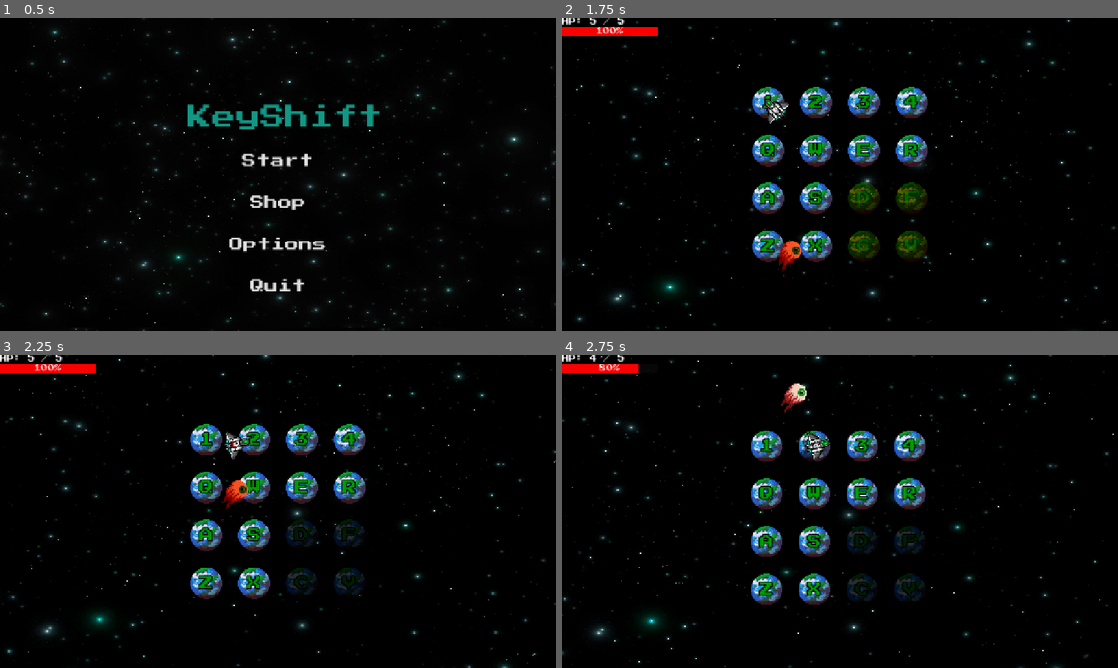
Above: before the commit, frames 1-4 (two rows, left to right).
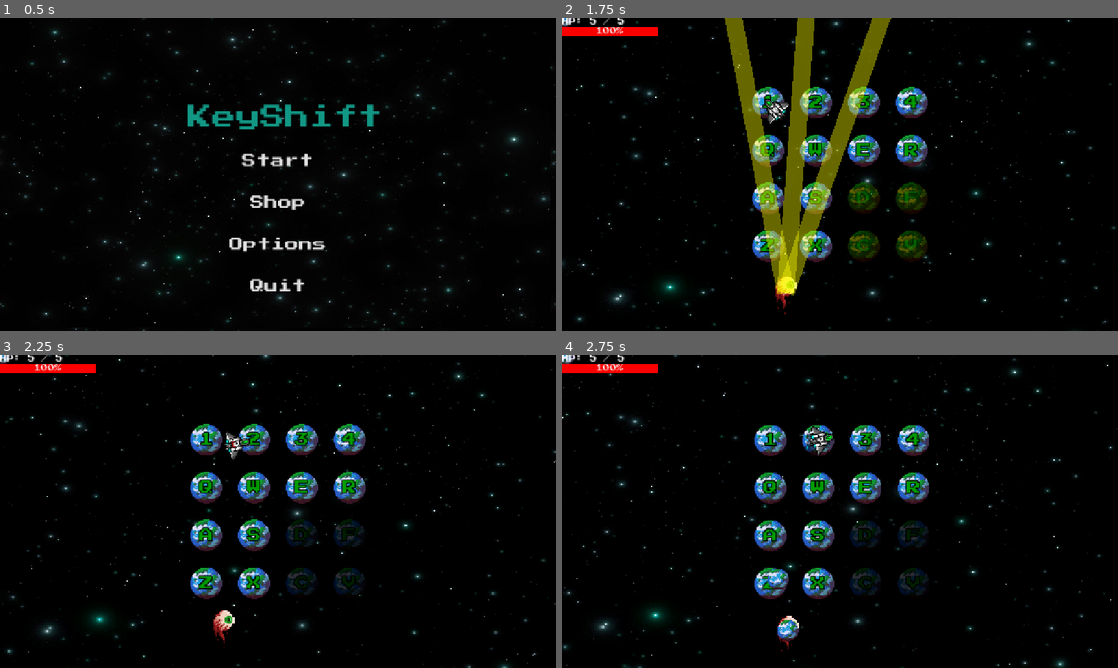
Above: after the commit, the same moments.

Repository: jcote04/CS780Game
Game: Godot game, scene res://scenes/main/main_menu.tscn
The game is run twice, just before and just after one commit, with the same random seed, the same clock (stepped at 60 frames per second) and the same inputs.
Inputs (mouse positions are in pixels of both pictures, inside the frame that each line leads up to):
- Up to frame 1 (0.5 s): no input
- Up to frame 2 (1.75 s): click "Start" at 0.5 s; tap Enter at 1.25 s; move the mouse to (962, 158) at 1.27 s; hold D from 1.28 s (still down); tap 1 at 1.35 s
- Up to frame 3 (2.25 s): move the mouse to (166, 527) at 2.02 s; release D at 2.03 s; hold S from 2.03 s (still down); tap 2 at 2.1 s
- Up to frame 4 (2.75 s): keep holding S

Frame 1 is identical in both runs. In frame 2, 7.9% of the frame differs, in the area x 0-60%, y 0-95%; in frame 3, 0.5%; in frame 4, 10%, in the area x 0-100%, y 0-100%.

Commit message:
projectiles

Diff:
--- a/scenes/main/main.tscn
+++ b/scenes/main/main.tscn
@@ -5,10 +5,12 @@
 [ext_resource type="Script" uid="uid://wepj5l05ri0c" path="res://scripts/player/player.gd" id="2_iuonh"]
 [ext_resource type="Shader" uid="uid://cajb4hbto0dg4" path="res://assets/shaders/background.gdshader" id="2_yyfjg"]
 [ext_resource type="Script" uid="uid://b7mw2xlnpbtxm" path="res://scripts/enemies/Boss/boss.gd" id="3_k2fmo"]
-[ext_resource type="Script" path="res://scenes/main/hud.gd" id="4_l3cfh"]
+[ext_resource type="Script" uid="uid://dtckdwlvuollv" path="res://scenes/main/hud.gd" id="4_l3cfh"]
 [ext_resource type="Texture2D" uid="uid://me32ta7jabg6" path="res://assets/sprite_sheets/player_ship1.png" id="4_ow5a4"]
 [ext_resource type="Texture2D" uid="uid://cv7wls1jxnjyn" path="res://assets/sprite_sheets/boss_eyeball.png" id="6_hujxm"]
+[ext_resource type="Script" uid="uid://buiuaqf5fya66" path="res://scripts/bullets/Projectile.gd" id="8_a8run"]
 [ext_resource type="FontFile" uid="uid://cdsh8vwbf3g4w" path="res://assets/fonts/press_start.ttf" id="9_b1x3f"]
+[ext_resource type="Texture2D" uid="uid://da2260tehyyv4" path="res://assets/sprites/Terran.png" id="9_ouso4"]
 
 [sub_resource type="ShaderMaterial" id="ShaderMaterial_b1x3f"]
 shader = ExtResource("2_yyfjg")
@@ -173,6 +175,8 @@
 "name": &"move",
 "speed": 5.0
 }]
+
+[sub_resource type="CircleShape2D" id="CircleShape2D_b1x3f"]
 
 [sub_resource type="StyleBoxFlat" id="StyleBoxFlat_b1x3f"]
 bg_color = Color(0.9843137, 0, 0, 1)
@@ -255,6 +259,15 @@
 animation = &"move"
 frame_progress = 0.1767002
 
+[node name="Projectile" type="Area2D" parent="." unique_id=189889944]
+script = ExtResource("8_a8run")
+
+[node name="CollisionShape2D" type="CollisionShape2D" parent="Projectile" unique_id=801720580]
+shape = SubResource("CircleShape2D_b1x3f")
+
+[node name="Sprite2D" type="Sprite2D" parent="Projectile" unique_id=511153440]
+texture = ExtResource("9_ouso4")
+
 [node name="HUD" type="CanvasLayer" parent="." unique_id=1850616728]
 script = ExtResource("4_l3cfh")
 player_path = NodePath("../Player")
--- /dev/null
+++ b/scripts/bullets/Projectile.gd
@@ -0,0 +1,18 @@
+extends Area2D
+
+@export var speed := 400.0
+var direction := Vector2.ZERO
+var shooter = null
+
+func _ready():
+	connect("body_entered", _on_body_entered)
+
+func _process(delta):
+	global_position += direction * speed * delta
+
+func _on_body_entered(body):
+	if body == shooter:
+		return
+
+	if body.has_method("take_damage"):
+		body.take_damage(1)
--- a/scripts/enemies/Boss/boss.gd
+++ b/scripts/enemies/Boss/boss.gd
@@ -22,6 +22,21 @@
 @export var return_speed := 700.0
 @export var laser_attack_chance := 0.5   # 0.5 = 50% laser, 50% charge
 
+# Projectile attack
+@export var projectile_template_node: NodePath
+@export var projectile_count := 3
+@export var projectile_delay := 0.3
+@export var projectile_spread_angle := 15.0
+@export var projectile_speed := 400.0
+@export var projectile_duration := 1.0
+
+var proj_dir
+var base_angle
+var half_spread
+var proj_angle
+
+var template_projectile
+
 # Disable Grid attack
 @export var disable_duration := 5.0
 @export var disable_warn_color := Color(0.8,0,0,0.5)
@@ -48,6 +63,7 @@
 var grid_node
 
 var attack_rect: ColorRect
+var attack_rect_projectile: ColorRect
 
 var state := "idle"
 var attack_type := ""
@@ -70,6 +86,10 @@
 	laser_line.visible = false
 	laser_line_core.visible = false
 
+	#projectile
+	template_projectile = $"../Projectile"
+	template_projectile.monitoring = false
+
 	audio_laser = AudioStreamPlayer2D.new()
 	audio_laser.stream = preload("res://audio/boss_laser.wav")
 	add_child(audio_laser)
@@ -93,8 +113,13 @@
 	boss_anim.play("idle")
 
 	attack_rect = ColorRect.new()
+	attack_rect_projectile = ColorRect.new()
+
 	attack_rect.visible = false
+	attack_rect_projectile.visible = false
+
 	add_child(attack_rect)
+	add_child(attack_rect_projectile)
 
 	global_position = grid_center + Vector2.RIGHT * orbit_radius
 
@@ -124,22 +149,28 @@
 				# Pick attack
 				var r = randf()
 
-				if r < 0.5:
+				if r < 0.3:
 					start_laser_warning()
+				elif r < 0.6:
+					start_projectile_warning()
 				else:
 					start_charge_warning()
 
 				# Try grid attack once
-				if !quadrant_disabled and randf() < 0.25:
+				if !quadrant_disabled and randf() < 0.5:
 					quadrant_disabled = true
 					start_disable_grid_warning()
+
 					await get_tree().create_timer(10).timeout
 					quadrant_disabled = false
 
 		"warn":
 			timer -= delta
 			if timer <= 0:
-				attack_rect.visible = !attack_rect.visible
+				if attack_type == "laser":
+					attack_rect.visible = !attack_rect.visible
+				if attack_type == "projectile":
+					attack_rect_projectile.visible = !attack_rect_projectile.visible
 				blink_count += 1
 				timer = blink_duration
 
@@ -161,7 +192,12 @@
 						charge_dir = (locked_player_pos - global_position).normalized()
 						attack_rect.visible = false
 						boss_anim.modulate = Color(1.0, 0.4, 0.2)
-
+					elif attack_type == "projectile":
+						state = "projectile"
+						timer = projectile_duration
+						CameraManager.shake(13.0, 0.5)
+						attack_rect_projectile.visible = false
+						await perform_projectile_burst()  # fires 3 projectiles with delay
 		"attack":
 			if !laser_has_hit and is_player_in_laser():
 				player_node.take_damage(contact_damage)
@@ -189,6 +225,12 @@
 				angle = (global_position - grid_center).angle()
 				return_target = grid_center + Vector2(cos(angle), sin(angle)) * orbit_radius
 				state = "return"
+
+		"projectile":
+			timer -= delta
+			if timer <= 0:
+				state = "idle"
+				timer = idle_duration
 
 		"return":
 			global_position = global_position.move_toward(return_target, return_speed * delta)
@@ -219,6 +261,42 @@
 	attack_rect.visible = true
 	audio_laser.play()
 
+func start_projectile_warning():
+	attack_type = "projectile"
+	state = "warn"
+	blink_count = 0
+	timer = blink_duration
+
+	locked_player_pos = player_node.global_position
+
+	# Clear old warning visuals
+	for child in attack_rect_projectile.get_children():
+		child.queue_free()
+
+	# Direction toward player
+	proj_dir = (locked_player_pos - global_position).normalized()
+	base_angle = proj_dir.angle()
+	half_spread = deg_to_rad(projectile_spread_angle * (projectile_count - 1) / 2)
+
+	# Create one rectangle per projectile
+	for i in range(projectile_count):
+		proj_angle = base_angle - half_spread + deg_to_rad(projectile_spread_angle * i)
+
+		var rect = ColorRect.new()
+		rect.color = warn_color
+		rect.size = Vector2(attack_length, attack_width)
+
+		# Position + rotation setup
+		rect.position = Vector2(0, -attack_width / 2)
+		rect.pivot_offset = Vector2(0, attack_width / 2)
+		rect.rotation = proj_angle
+
+		attack_rect_projectile.add_child(rect)
+
+	# Place attack_rect at boss position
+	attack_rect_projectile.global_position = global_position
+	attack_rect_projectile.visible = true
+	audio_laser.play()
 
 func start_charge_warning():
 	attack_type = "charge"
@@ -251,6 +329,28 @@
 
 	grid_node.disable_quadrant(q)
 
+func perform_projectile_burst():
+	template_projectile.monitoring = true
+	for i in range(projectile_count):
+		proj_angle = base_angle - half_spread + deg_to_rad(projectile_spread_angle * i)
+		var proj_dirs = Vector2(cos(proj_angle), sin(proj_angle))
+		# Duplicate the template node
+		var projectile = template_projectile.duplicate()
+		projectile.global_position = global_position
+		projectile.direction = proj_dirs
+		projectile.speed = projectile_speed
+		projectile.shooter = self
+		projectile.visible = true  # make sure the duplicated node is visible
+		get_parent().add_child(projectile)
+
+		projectile.get_tree().create_timer(3.0).timeout.connect(func():
+			if is_instance_valid(projectile):
+				projectile.queue_free()
+		)
+
+		# Wait before firing the next projectile
+		await get_tree().create_timer(projectile_delay).timeout
+
 func update_attack_rect(color: Color):
 	var world_pos = global_position
 	var dir = (locked_player_pos - world_pos).normalized()
@@ -261,7 +361,6 @@
 	attack_rect.position = Vector2(0, -attack_width / 2)
 	attack_rect.pivot_offset = Vector2(0, attack_width / 2)
 	attack_rect.rotation = attack_angle
-
 
 func show_laser():
 	laser_line.visible = true
--- a/scripts/player/player.gd
+++ b/scripts/player/player.gd
@@ -4,6 +4,8 @@
 
 @onready var anim: AnimatedSprite2D = $AnimatedSprite2D
 @onready var shadow: AnimatedSprite2D = $AnimatedSprite2D/Shadow
+
+@onready var grid_ = get_node("/root/Main/Grid")
 
 @export var grid_node: NodePath
 @export var move_speed := 400.0
@@ -76,6 +78,8 @@
 	if event is InputEventKey and event.pressed:
 		if event.keycode in key_map:
 			current_index = key_map[event.keycode]
+			if grid_.disabled_cells.has(current_index):
+				return
 			target_position = grid_positions[current_index]
 			moving = true
 
Not shown, added: scripts/bullets/Projectile.gd.uid
Not shown, added: scenes/main/main.tscn8992561871.tmp
